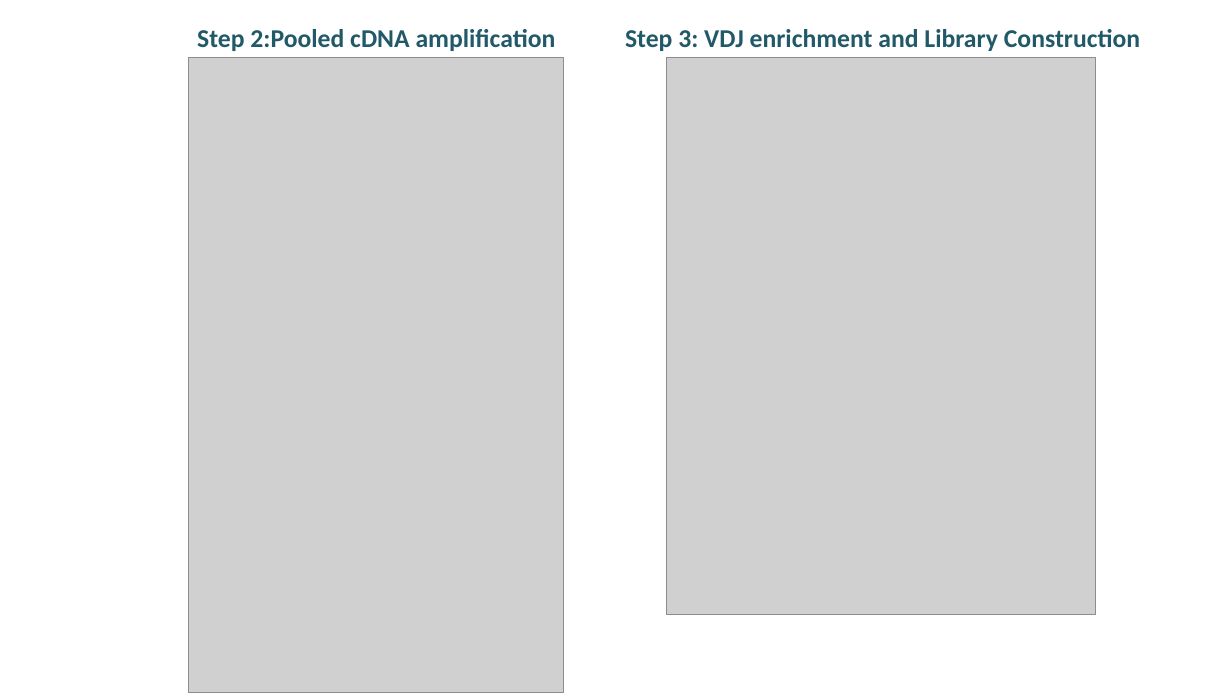
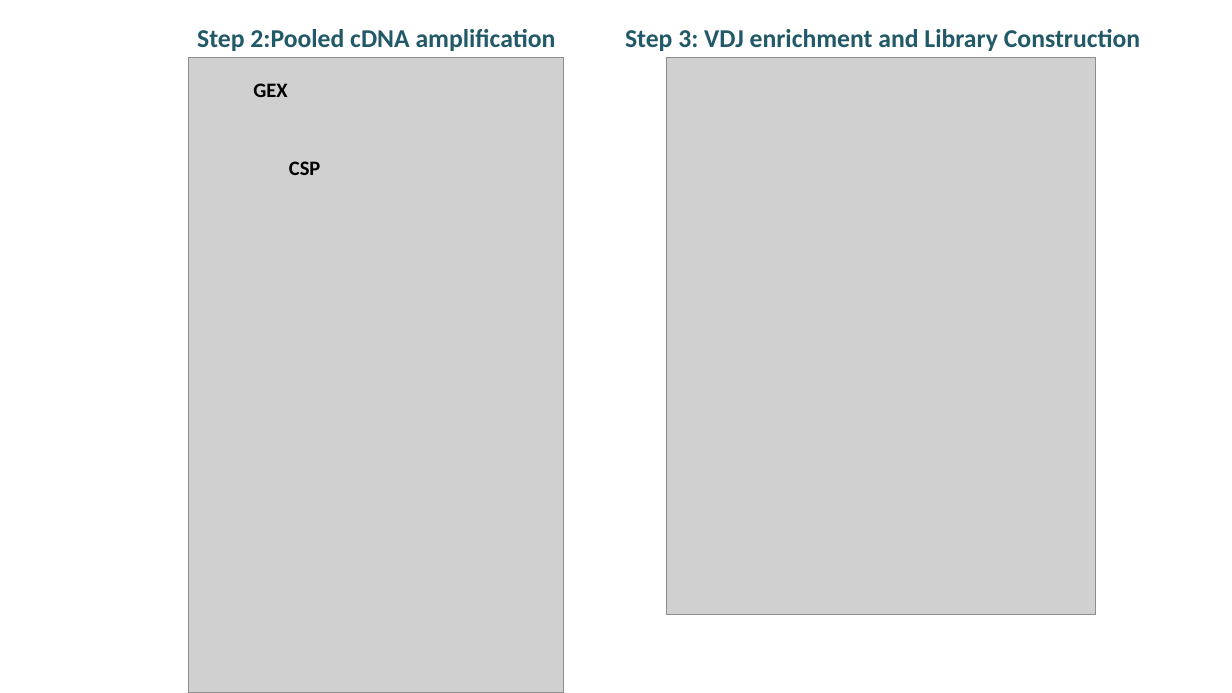
Before and after one commit to Boyson-Lab/scRNAseq_with_immune_profiling_tutorial, a slide deck: slide 9 of slides/experiment_design_howitworks.pptx. Drawn at 1232x693 pixels with LibreOffice and Linux fonts; fonts in the diff are those of the drawing; grey boxes stand for pictures. Boxes give left, top, right and bottom in pixels: in the first picture for what was removed or moved away, otherwise in the second. Text is boxed around its words. In the diff, an @@ line names an element or a change of style, - is before the commit and + after.

Commit message:
update .pptx

```diff
--- a/slides/experiment_design_howitworks.pptx
+++ b/slides/experiment_design_howitworks.pptx
@@ text added at (253,83,287,97), 16 pt, text #000000, bold @@
+GEX
@@ text added at (289,161,320,175), 16 pt, text #000000, bold @@
+CSP
```
Also in this commit, not shown: 2 other slides changed, 1 other file.
